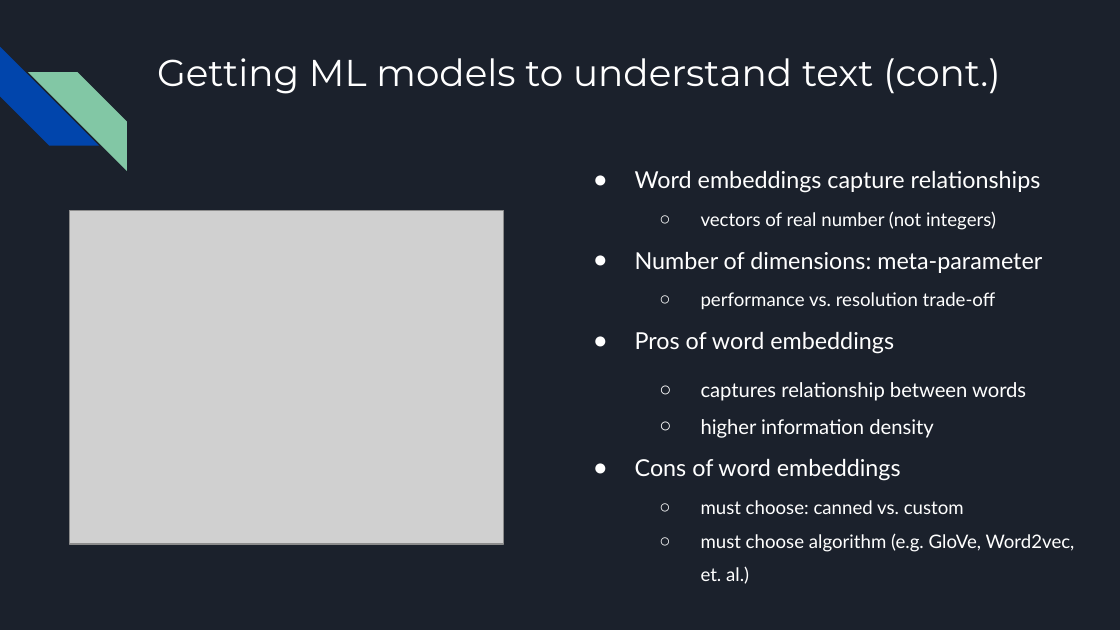
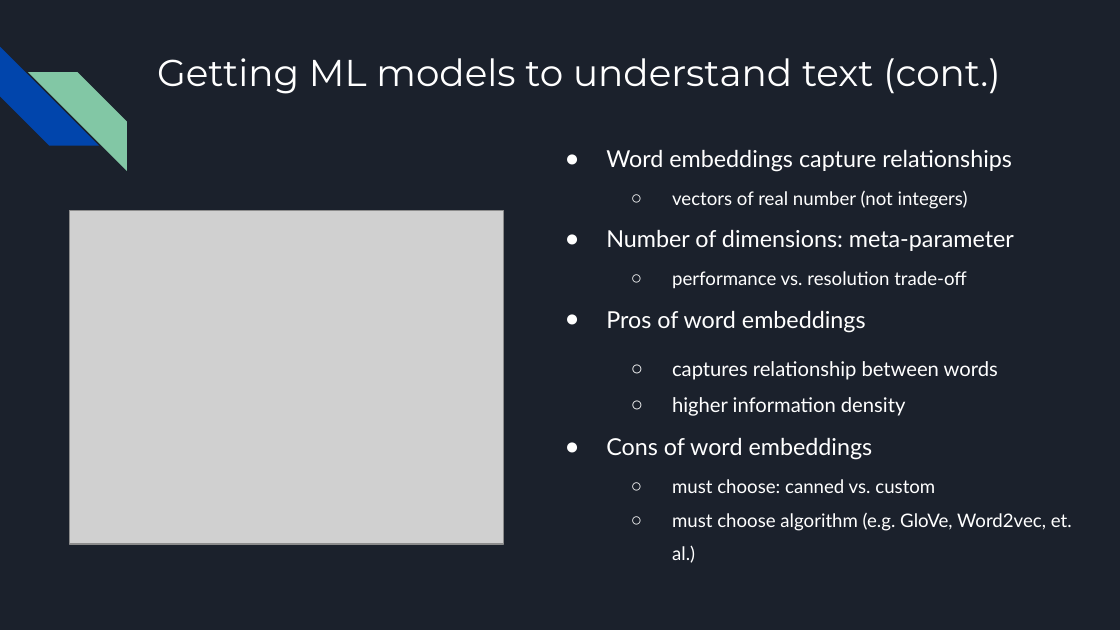
Before and after one commit to MichaelSzczepaniak/WordEmbeddings, a slide deck: slide 9 of word_embeddings_30min.odp. Drawn at 1120x630 pixels with LibreOffice and Linux fonts; fonts in the diff are those of the drawing; grey boxes stand for pictures. Boxes give left, top, right and bottom in pixels: in the first picture for what was removed or moved away, otherwise in the second. Text is boxed around its words. In the diff, an @@ line names an element or a change of style, - is before the commit and + after.

Commit message:
revise pres slides, start word embeddings module, start pres notebook, add glove embeddings dir to ignore file

```diff
--- a/word_embeddings_30min.odp
+++ b/word_embeddings_30min.odp
@@ text "Word embeddings capture relationships" rewrapped from (635,171,1075,584) to (606,150,1072,563) @@
```
Also in this commit, not shown: 7 other slides changed, 3 other files.
